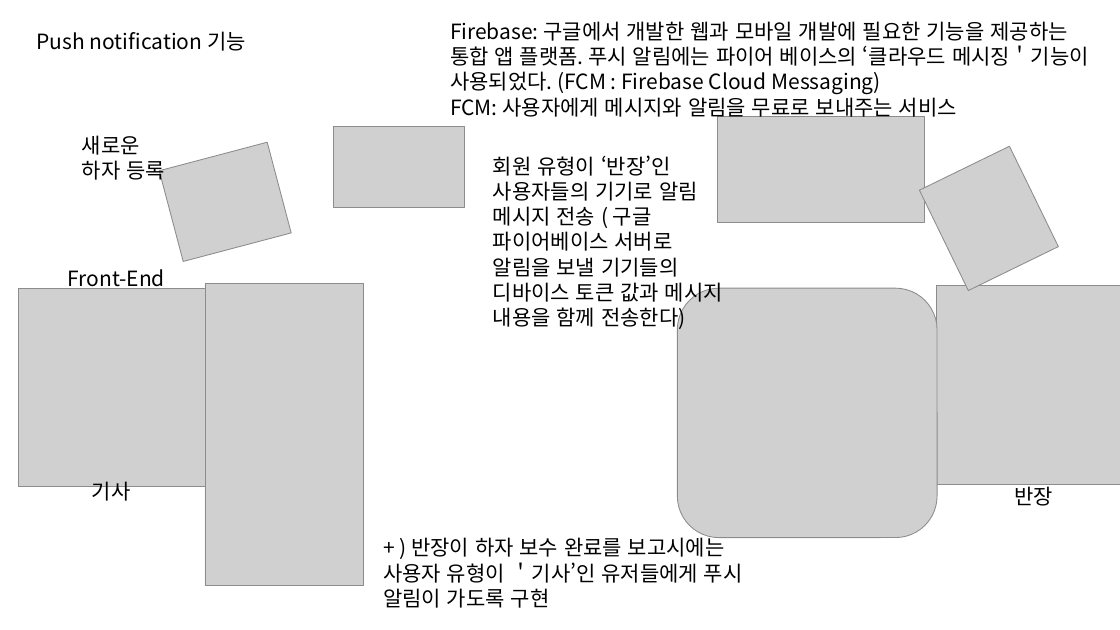
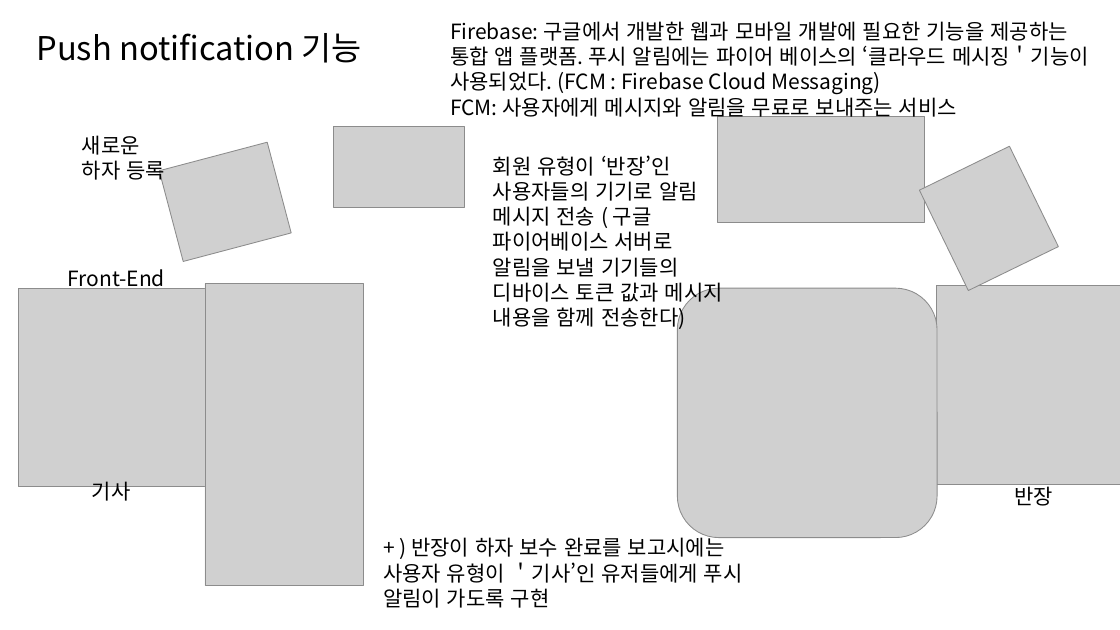
Before and after one commit to so0choi/Bestway, a slide deck: slide 9 of 블루체크 기술스펙.pptx (slide 8 before the commit). Drawn at 1120x630 pixels with LibreOffice and Linux fonts; fonts in the diff are those of the drawing; grey boxes stand for pictures. Boxes give left, top, right and bottom in pixels: in the first picture for what was removed or moved away, otherwise in the second. Text is boxed around its words. In the diff, an @@ line names an element or a change of style, - is before the commit and + after.

```diff
--- a/블루체크 기술스펙.pptx
+++ b/블루체크 기술스펙.pptx
@@ text "Push notification 기능" at (36,33,362,63): size 18 to 28 pt @@
```
Also in this commit, not shown: 1 other slide changed, 2 slides added, 1 slide removed, 2 other files.
